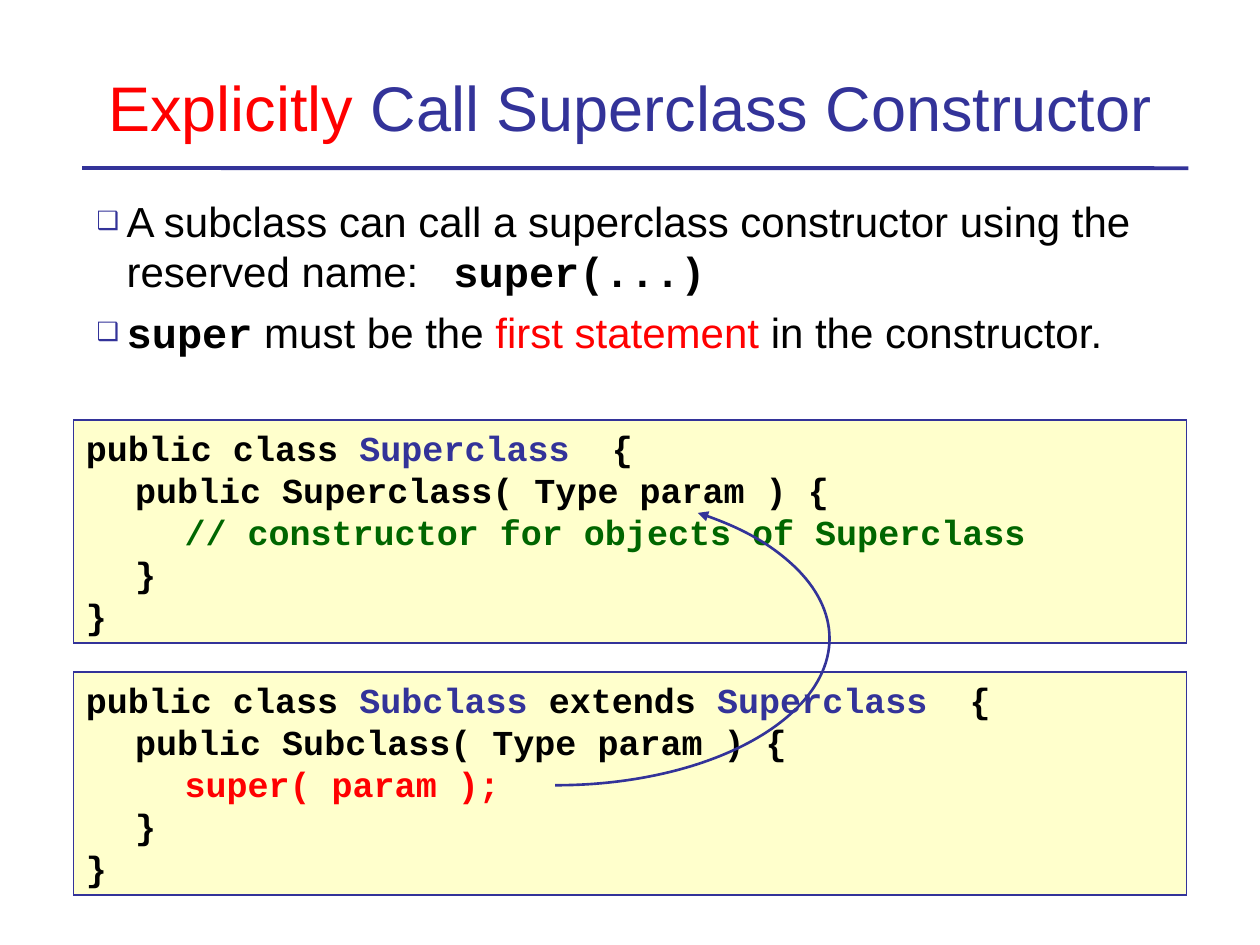
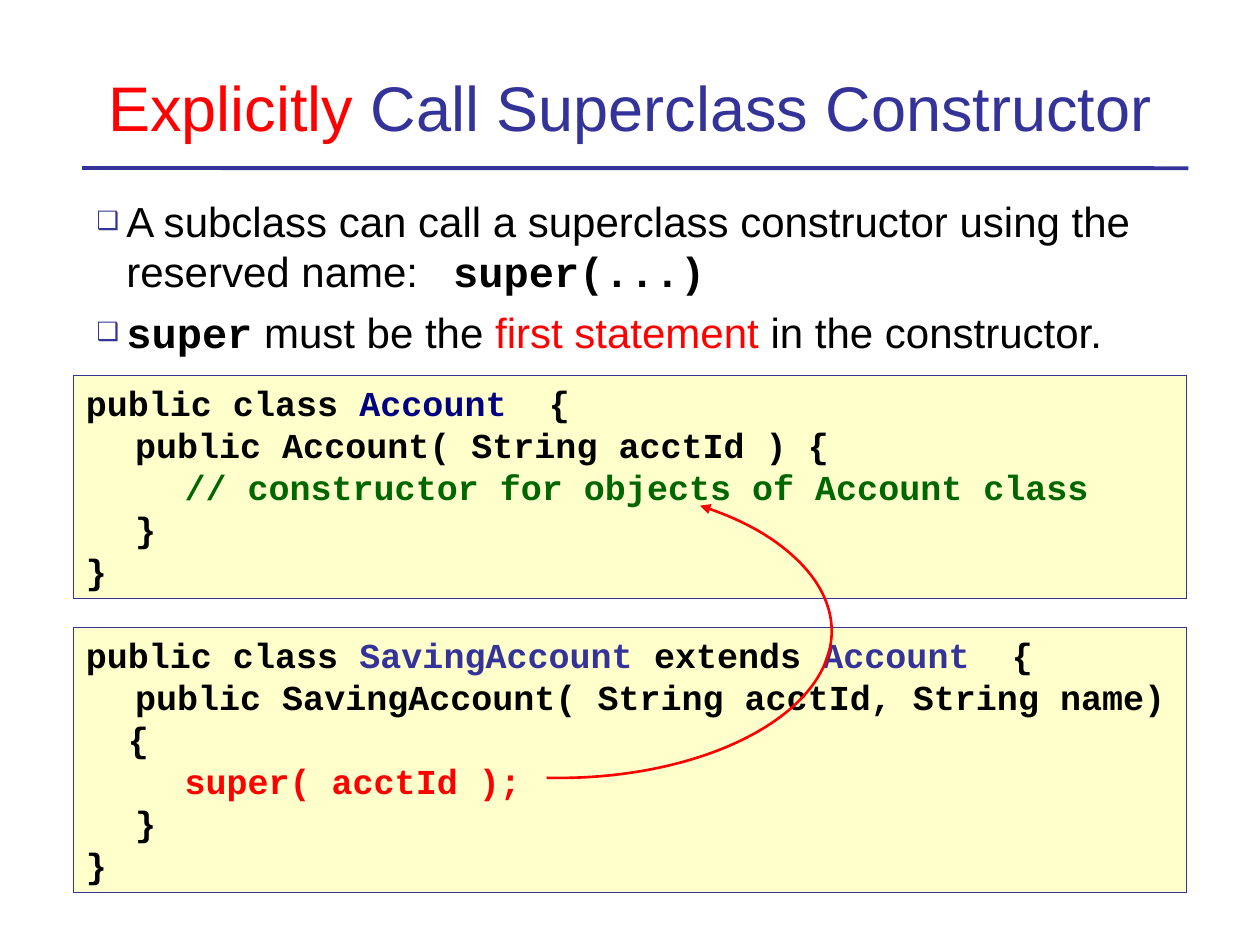
Before and after one commit to skeoop/skeoop.github.io, a slide deck: slide 18 of week4/Inheritance-1-Basics.ppt (slide 16 before the commit). Drawn at 1260x945 pixels with LibreOffice and Linux fonts; fonts in the diff are those of the drawing. Boxes give left, top, right and bottom in pixels: in the first picture for what was removed or moved away, otherwise in the second. Text is boxed around its words. In the diff, an @@ line names an element or a change of style, - is before the commit and + after.

```diff
--- a/week4/Inheritance-1-Basics.ppt
+++ b/week4/Inheritance-1-Basics.ppt
@@ rectangle "public class Account {": place and size @@
-rectangle "public class Account {" at (73,420,1186,643)
+rectangle "public class Account {" at (73,375,1186,598)
@@ text in rectangle at (86,392,1088,511): text changed @@
-public class Superclass {
-public Superclass( Type param ) {
-// constructor for objects of Superclass
+public class Account {
+public Account( String acctId ) {
+// constructor for objects of Account class
@@ freeform shape: place and size @@
-freeform shape at (284,491,829,785)
+freeform shape at (286,484,832,777)
@@ freeform shape at (286,484,832,777): outline #333399 1.5 pt to #FF0000 1.5 pt @@
@@ rectangle "public class SavingAccount extends Account ...": place and size @@
-rectangle "public class SavingAccount extends Account ..." at (73,672,1186,895)
+rectangle "public class SavingAccount extends Account ..." at (73,627,1186,892)
@@ text in rectangle at (86,644,1165,802): text changed @@
-public class Subclass extends Superclass {
-public Subclass( Type param ) {
-super( param );
+public class SavingAccount extends Account {
+public SavingAccount( String acctId, String name)
+{
+super( acctId );
```
Also in this commit, not shown: 9 other slides changed, 1 slide added.
